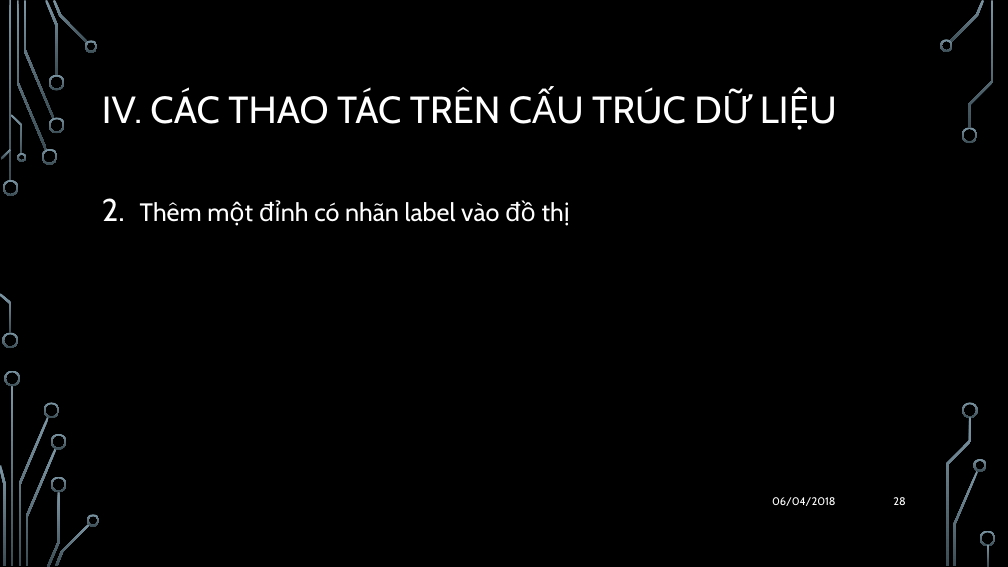
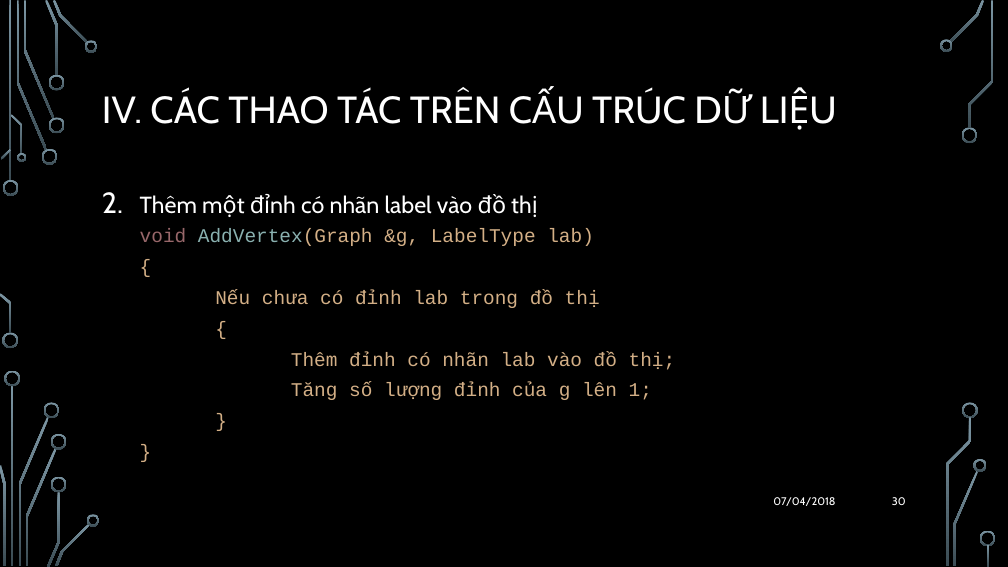
Before and after one commit to quocthang0507/CTDL-TG2, a slide deck: slide 30 of BaoCao/ThuyetTrinh.pptx (slide 28 before the commit). Drawn at 1008x567 pixels with LibreOffice and Linux fonts; fonts in the diff are those of the drawing; background and template pictures are left out. Boxes give left, top, right and bottom in pixels: in the first picture for what was removed or moved away, otherwise in the second. Text is boxed around its words. In the diff, an @@ line names an element or a change of style, - is before the commit and + after.

```diff
--- a/BaoCao/ThuyetTrinh.pptx
+++ b/BaoCao/ThuyetTrinh.pptx
@@ text at (x1=140, y1=194, x2=506, y2=214): size 24 to 22.2 pt in "Thêm một đỉnh có nhãn label vào ..."; line spacing 1.2 to 1 @@
@@ text at (x1=140, y1=228, x2=676, y2=400): paragraphs added @@
+  void AddVertex(Graph &g, LabelType lab)
+  {
+  Nếu chưa có đỉnh lab trong đồ thị
+  {
+  Thêm đỉnh có nhãn lab vào đồ thị;
+  Tăng số lượng đỉnh của g lên 1;
+  }
+  }
@@ text at (x1=773, y1=497, x2=835, y2=506): text changed @@
-06/04/2018
+07/04/2018
@@ page number at (x1=892, y1=497, x2=906, y2=505): text changed @@
-28
+30
```
Also in this commit, not shown: 44 other slides changed, 9 slides added, 3 other files.
